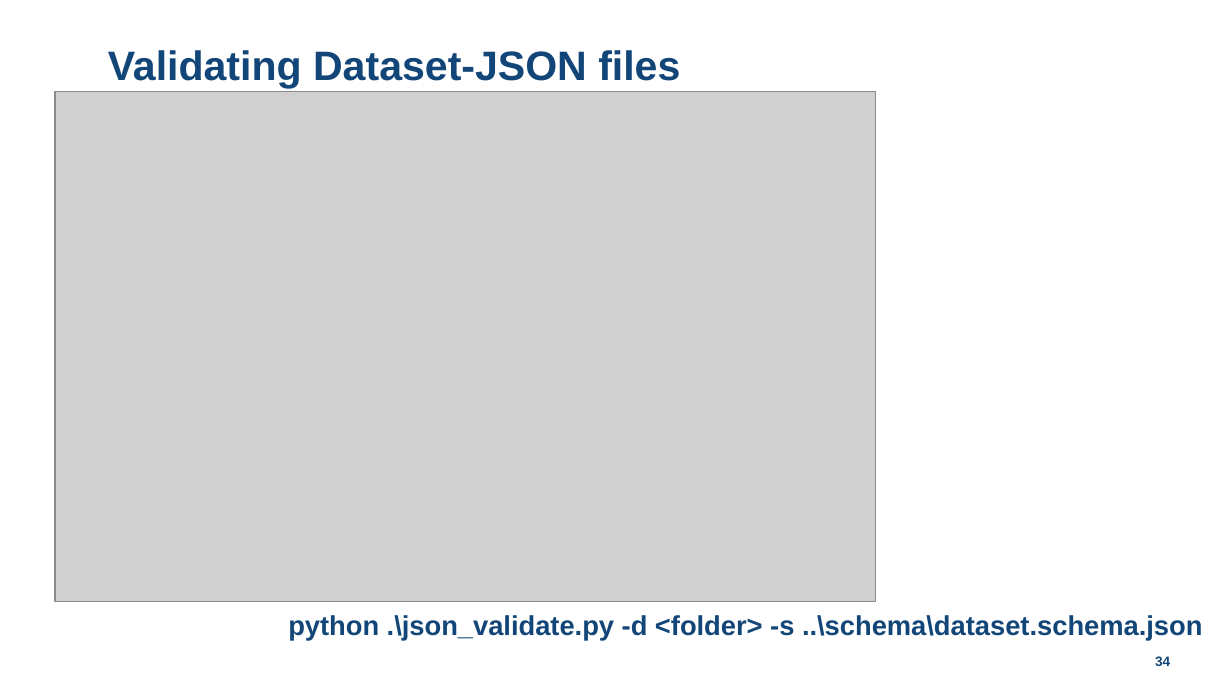
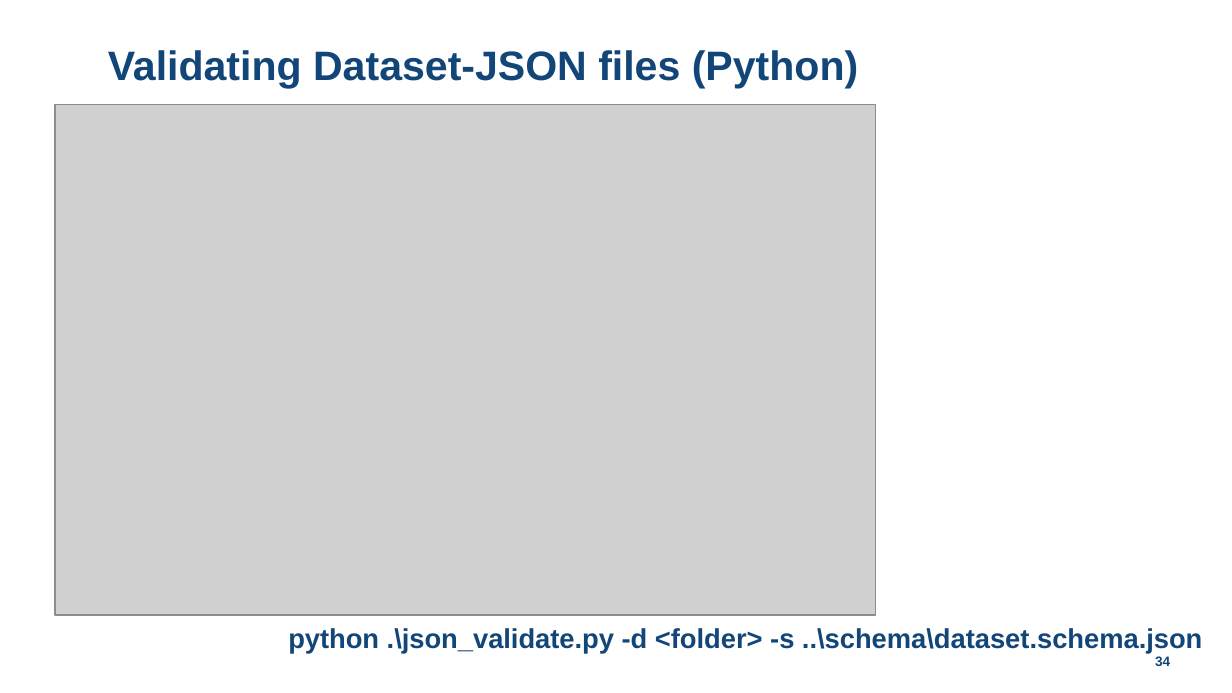
Before and after one commit to lexjansen/dataset-json-sas, a slide deck: slide 34 of doc/CDISC_COSA_webinar_20231005_dataset-json_SAS.pptx. Drawn at 1232x693 pixels with LibreOffice and Linux fonts; fonts in the diff are those of the drawing; grey boxes stand for pictures; background and template pictures are left out. Boxes give left, top, right and bottom in pixels: in the first picture for what was removed or moved away, otherwise in the second. Text is boxed around its words. In the diff, an @@ line names an element or a change of style, - is before the commit and + after.

```diff
--- a/doc/CDISC_COSA_webinar_20231005_dataset-json_SAS.pptx
+++ b/doc/CDISC_COSA_webinar_20231005_dataset-json_SAS.pptx
@@ title at [108,50,858,88]: text changed @@
-Validating Dataset-JSON files
+Validating Dataset-JSON files (Python)
@@ picture: place and size @@
-picture at [55,91,876,602]
+picture at [55,105,876,616]
@@ text "python .\json_validate.py -d <folder> -s ...": place and size @@
-text "python .\json_validate.py -d <folder> -s ..." at [288,615,1202,640]
+text "python .\json_validate.py -d <folder> -s ..." at [288,628,1202,654]
```
Also in this commit, not shown: 6 other slides changed, 10 other files.
